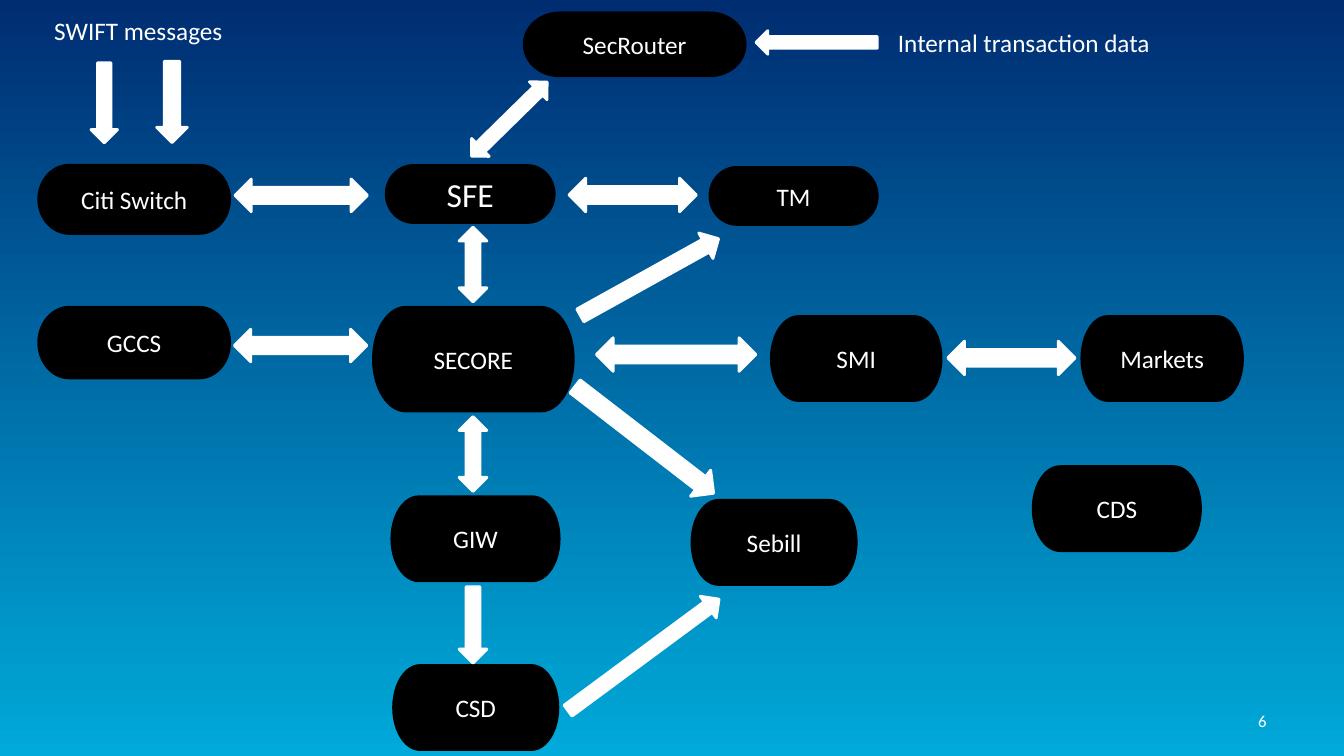
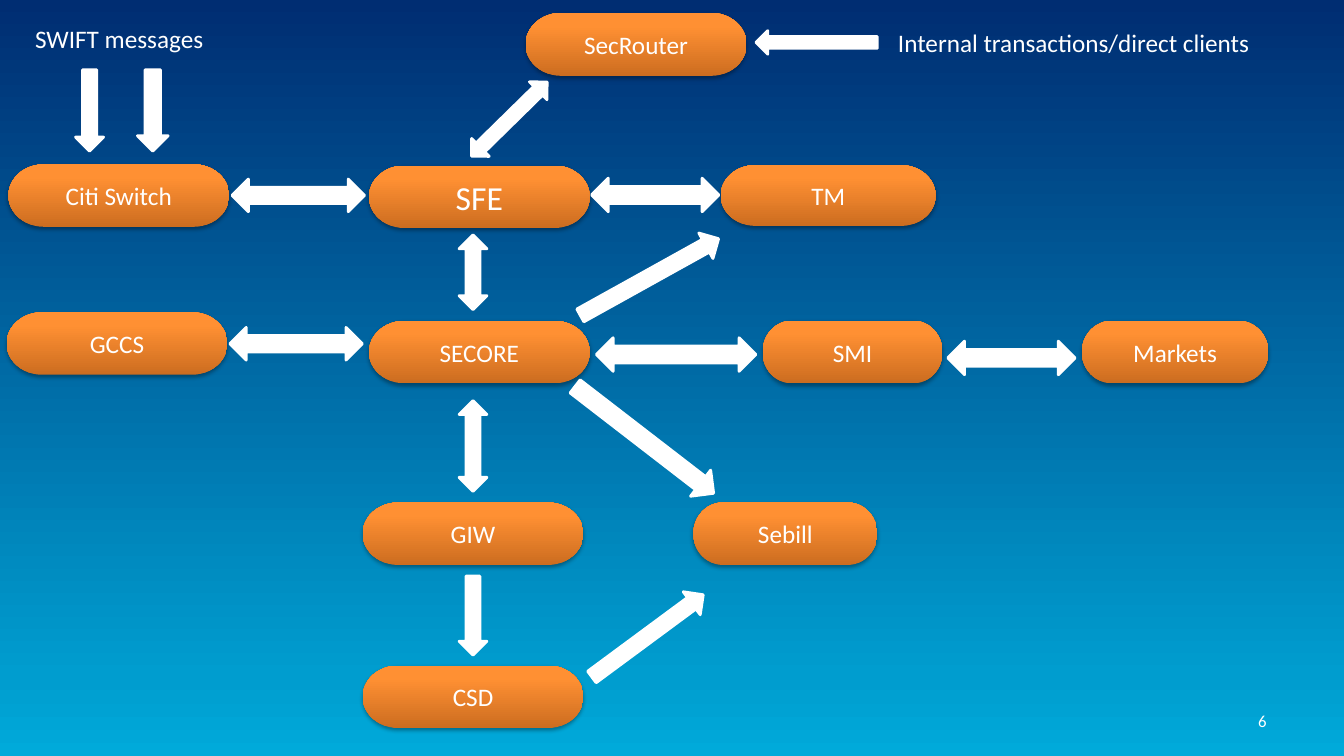
Before and after one commit to AsamiT/selflearn, a slide deck: slide 6 of InternProject.pptx. Drawn at 1344x756 pixels with LibreOffice and Linux fonts; fonts in the diff are those of the drawing. Boxes give left, top, right and bottom in pixels: in the first picture for what was removed or moved away, otherwise in the second. Text is boxed around its words. In the diff, an @@ line names an element or a change of style, - is before the commit and + after.

```diff
--- a/InternProject.pptx
+++ b/InternProject.pptx
@@ text "SWIFT messages": place and size @@
-text "SWIFT messages" at (54, 23, 222, 45)
+text "SWIFT messages" at (35, 31, 203, 53)
@@ text at (898, 34, 1249, 53): text changed @@
-Internal transaction data
+Internal transactions/direct clients
@@ down arrow: place and size @@
-down arrow at (91, 63, 117, 142)
+down arrow at (76, 70, 104, 151)
@@ down arrow: place and size @@
-down arrow at (156, 62, 187, 143)
+down arrow at (137, 70, 167, 151)
@@ pill shape "Citi Switch": place and size @@
-pill shape "Citi Switch" at (38, 165, 229, 234)
+pill shape "Citi Switch" at (8, 164, 229, 227)
@@ pill shape "SFE": place and size @@
-pill shape "SFE" at (386, 165, 555, 223)
+pill shape "SFE" at (369, 165, 590, 228)
@@ left right arrow: place and size @@
-left right arrow at (569, 178, 696, 212)
+left right arrow at (592, 178, 719, 212)
@@ pill shape "TM": place and size @@
-pill shape "TM" at (710, 167, 877, 225)
+pill shape "TM" at (721, 165, 936, 226)
@@ up down arrow: place and size @@
-up down arrow at (459, 227, 487, 301)
+up down arrow at (459, 235, 487, 310)
@@ pill shape "GCCS": place and size @@
-pill shape "GCCS" at (38, 308, 229, 378)
+pill shape "GCCS" at (7, 313, 228, 375)
@@ left right arrow: place and size @@
-left right arrow at (234, 330, 366, 362)
+left right arrow at (230, 328, 362, 360)
@@ pill shape "SECORE": place and size @@
-pill shape "SECORE" at (374, 308, 574, 411)
+pill shape "SECORE" at (369, 321, 590, 383)
@@ pill shape "SMI": place and size @@
-pill shape "SMI" at (771, 317, 941, 400)
+pill shape "SMI" at (763, 321, 944, 383)
@@ pill shape "Markets": place and size @@
-pill shape "Markets" at (1082, 317, 1242, 400)
+pill shape "Markets" at (1082, 321, 1268, 383)
@@ up down arrow: place and size @@
-up down arrow at (459, 416, 487, 491)
+up down arrow at (459, 400, 487, 491)
@@ pill shape removed at (1033, 467, 1201, 551) @@
-CDS
@@ pill shape "GIW": place and size @@
-pill shape "GIW" at (392, 497, 560, 581)
+pill shape "GIW" at (363, 502, 584, 565)
@@ pill shape "Sebill": place and size @@
-pill shape "Sebill" at (692, 500, 856, 584)
+pill shape "Sebill" at (694, 502, 877, 565)
@@ down arrow: place and size @@
-down arrow at (459, 587, 487, 663)
+down arrow at (459, 577, 487, 655)
@@ right arrow: place and size @@
-right arrow at (560, 588, 727, 722)
+right arrow at (584, 584, 712, 689)
@@ fill #000000 to gradient #CC6E20 to #FF9034 to #FF9136; outline #000000 2 pt to none; shadow on in 11 elements at (525, 13, 746, 76), (763, 321, 944, 383), (7, 313, 228, 375), (8, 164, 229, 227), (694, 502, 877, 565), (369, 165, 590, 228), (1082, 321, 1268, 383), (369, 321, 590, 383), (721, 165, 936, 226), (363, 502, 584, 565), (363, 665, 584, 728) @@
@@ pill shape "CSD": place and size @@
-pill shape "CSD" at (393, 665, 558, 749)
+pill shape "CSD" at (363, 665, 584, 728)
```
Also in this commit, not shown: 8 other slides changed, 3 slides added.
